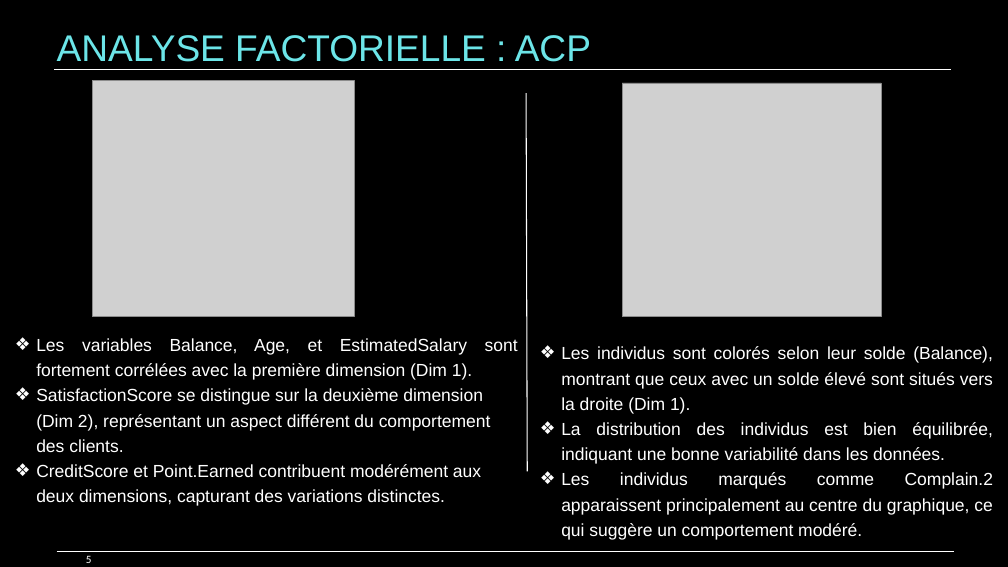
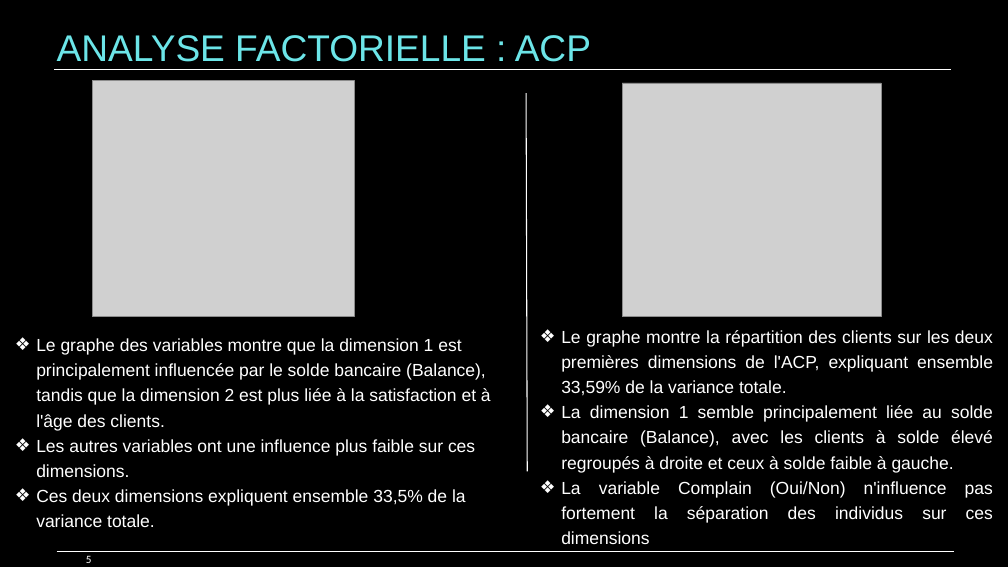
Before and after one commit to wendtoinissaka/UVBF_L3_ANALYSE_DE_DONNEES, a slide deck: slide 5 of Data_mining_R/doc/Data Mining Project SOME OUEDRAOGO FIN.pptx. Drawn at 1008x567 pixels with LibreOffice and Linux fonts; fonts in the diff are those of the drawing; grey boxes stand for pictures. Boxes give left, top, right and bottom in pixels: in the first picture for what was removed or moved away, otherwise in the second. Text is boxed around its words. In the diff, an @@ line names an element or a change of style, - is before the commit and + after.

Commit message:
Powerpoint

```diff
--- a/Data_mining_R/doc/Data Mining Project SOME OUEDRAOGO FIN.pptx
+++ b/Data_mining_R/doc/Data Mining Project SOME OUEDRAOGO FIN.pptx
@@ text at (36,338,491,527): text changed @@
-❖ Les variables Balance, Age, et EstimatedSalary sont fortement corrélées avec la première dimension (Dim 1).
-❖ SatisfactionScore se distingue sur la deuxième dimension (Dim 2), représentant un aspect différent du comportement des clients.
-❖ CreditScore et Point.Earned contribuent modérément aux deux dimensions, capturant des variations distinctes.
+❖ Le graphe des variables montre que la dimension 1 est principalement influencée par le solde bancaire (Balance), tandis que la dimension 2 est plus liée à la satisfaction et à l'âge des clients.
+❖ Les autres variables ont une influence plus faible sur ces dimensions.
+❖ Ces deux dimensions expliquent ensemble 33,5% de la variance totale.
@@ text at (561,330,993,544): text changed @@
-❖ Les individus sont colorés selon leur solde (Balance), montrant que ceux avec un solde élevé sont situés vers la droite (Dim 1).
-❖ La distribution des individus est bien équilibrée, indiquant une bonne variabilité dans les données.
-❖ Les individus marqués comme Complain.2 apparaissent principalement au centre du graphique, ce qui suggère un comportement modéré.
+❖ Le graphe montre la répartition des clients sur les deux premières dimensions de l'ACP, expliquant ensemble 33,59% de la variance totale.
+❖ La dimension 1 semble principalement liée au solde bancaire (Balance), avec les clients à solde élevé regroupés à droite et ceux à solde faible à gauche.
+❖ La variable Complain (Oui/Non) n'influence pas fortement la séparation des individus sur ces dimensions
```
Also in this commit, not shown: 1 other slide changed, 2 other files.
